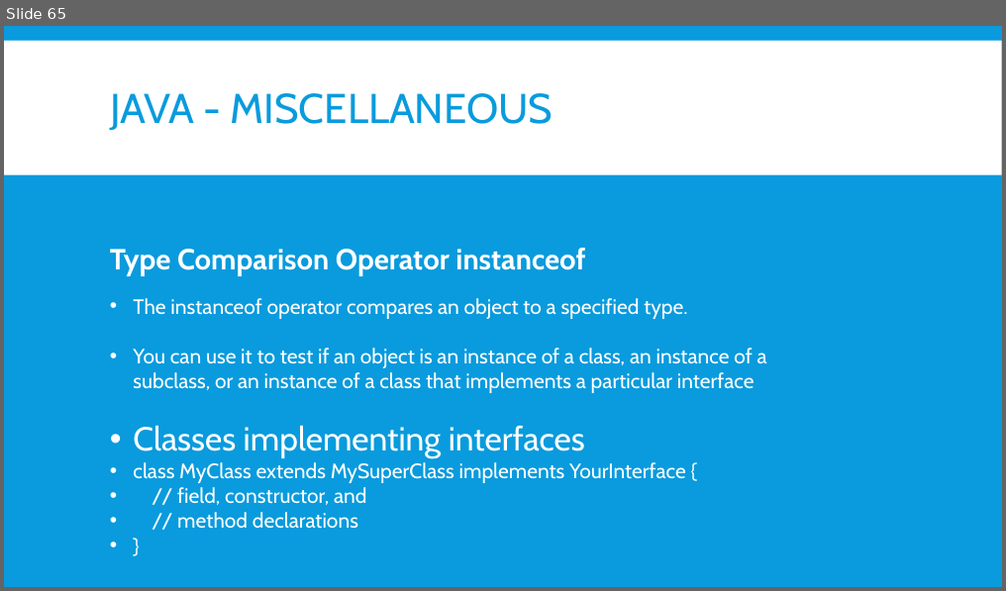
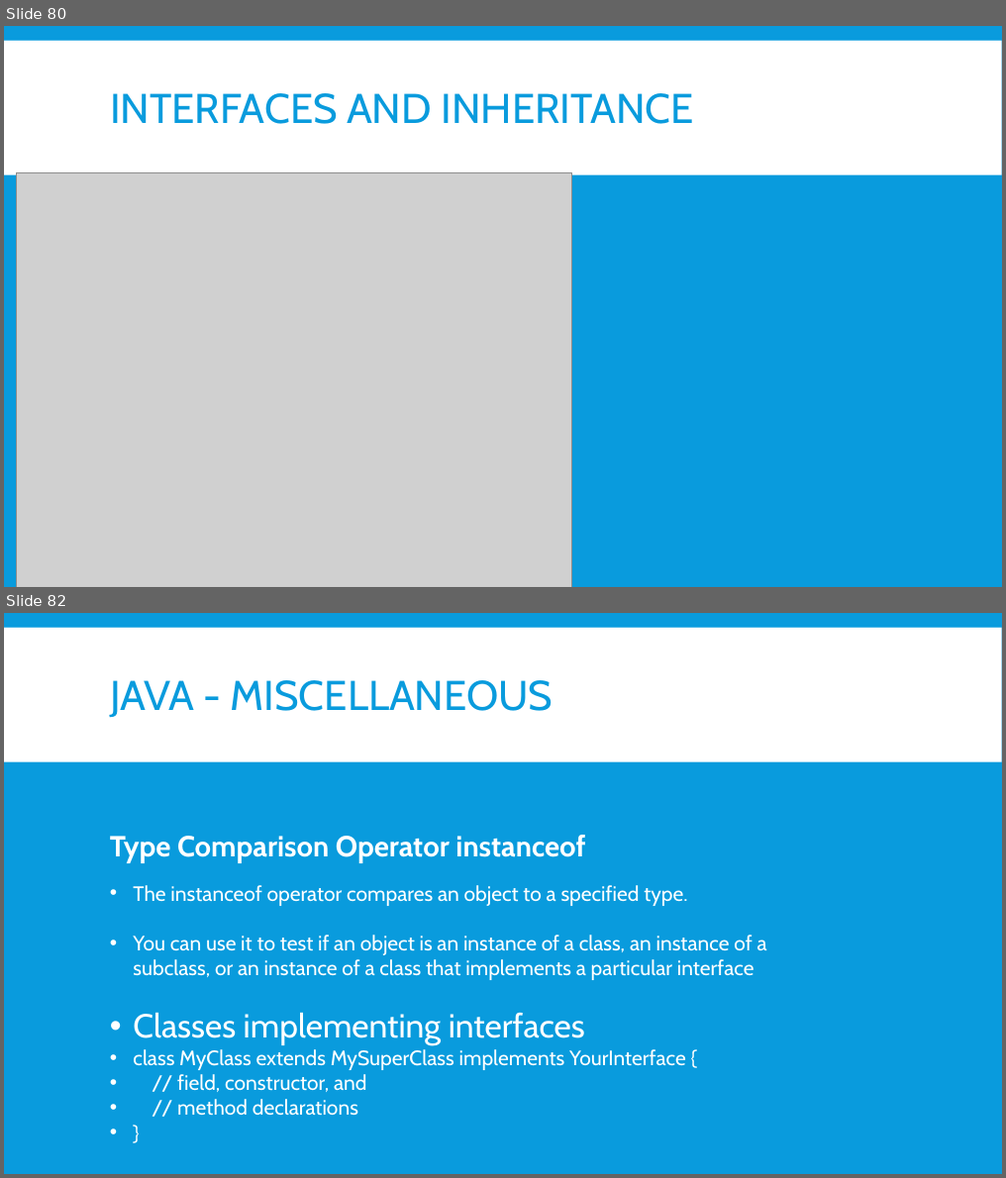
Before and after one commit to nmsgit1234/TechnicalDocs, a slide deck: training/core_java/core_java.pptx. Shown one above the other, each under a label of ours: slide 65 before the commit, slides 80 and 82 after it; the slides between them are not shown. The pictures are 1006x591 and 1006x1178 pixels, drawn with LibreOffice and Linux fonts; fonts in the diff are those of the drawing; grey boxes stand for pictures. Boxes give left, top, right and bottom in pixels: in the first picture for what was removed or moved away, otherwise in the second. Text is boxed around its words. In the diff, an @@ line names an element or a change of style, - is before the commit and + after.

Commit message:
updated for interfaces

```diff
--- a/training/core_java/core_java.pptx
+++ b/training/core_java/core_java.pptx
@@ slide 80 added at (4,26,1002,587), background #099BDD; not listed: 1 template element that a slide beside it also shows @@
@@ title added at (110,93,694,124), 40 pt, text #099BDD @@
+INTERFACES AND INHERITANCE
@@ picture added at (17,173,572,587) @@
@@ what was slide 65 is now slide 82 @@
```
Also in this commit, not shown: 2 slides changed, 16 other slides added, 9 other files.
